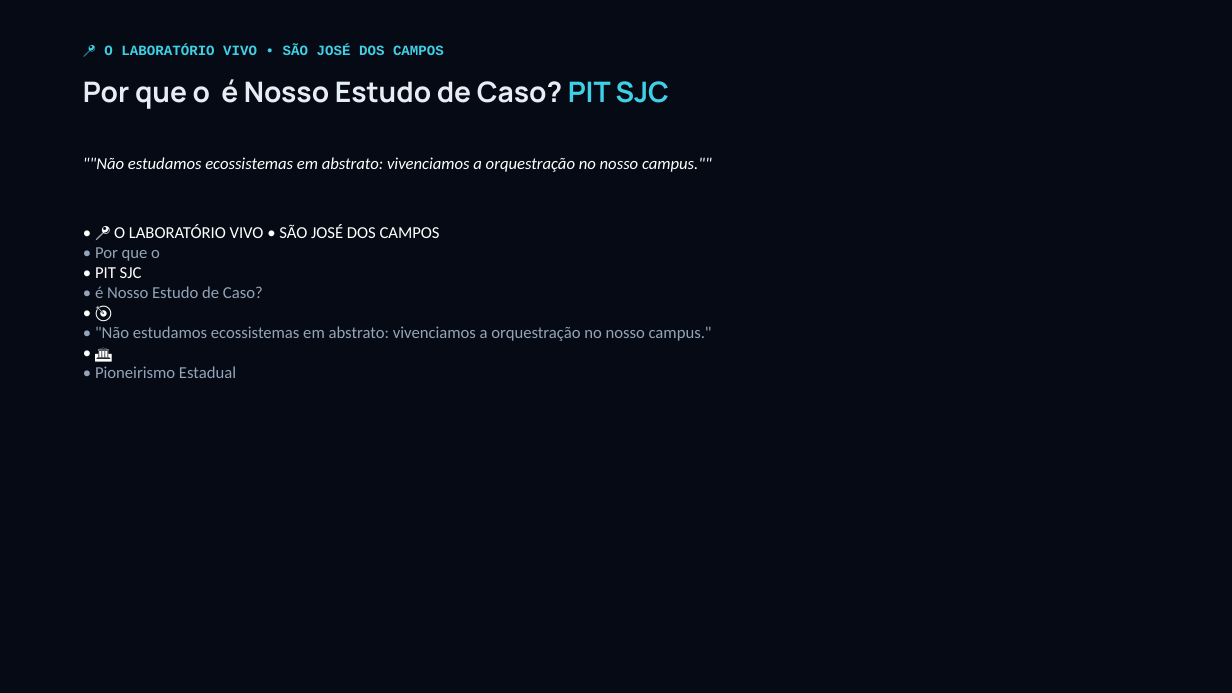
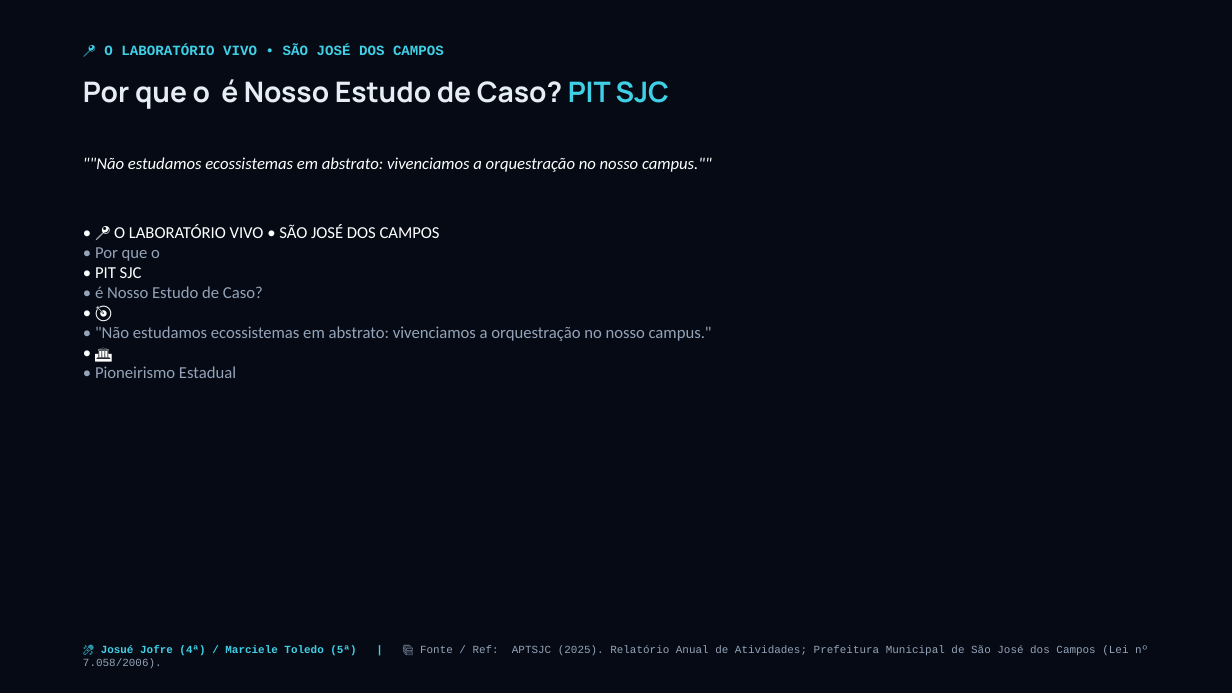
Before and after one commit to josuejofre/seminario-ecossistema-inovacao-pit, a slide deck: slide 3 of Seminario_5_Ecossistemas_Inovacao_Master.pptx. Drawn at 1232x693 pixels with LibreOffice and Linux fonts; fonts in the diff are those of the drawing. Boxes give left, top, right and bottom in pixels: in the first picture for what was removed or moved away, otherwise in the second. Text is boxed around its words. In the diff, an @@ line names an element or a change of style, - is before the commit and + after.

```diff
--- a/Seminario_5_Ecossistemas_Inovacao_Master.pptx
+++ b/Seminario_5_Ecossistemas_Inovacao_Master.pptx
@@ text added at <box>101,645,1148,656</box>, 8.5 pt, text #94A3B8 @@
+🎤 Josué Jofre (4ª) / Marciele Toledo (5ª) | 📚 Fonte / Ref: APTSJC (2025). Relatório Anual de Atividades; Prefeitura Municipal de São José dos Campos (Lei nº 7.058/2006).
```
Also in this commit, not shown: 42 other slides changed, 1 slide removed, 4 other files.
